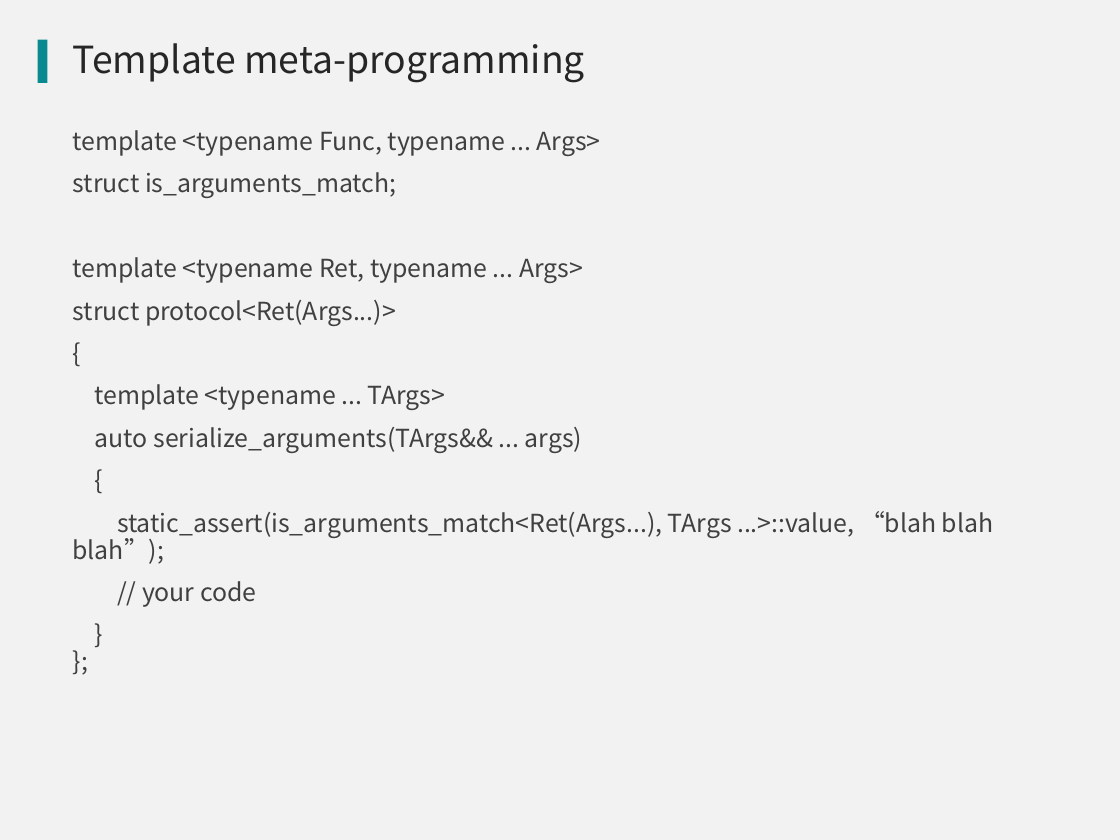
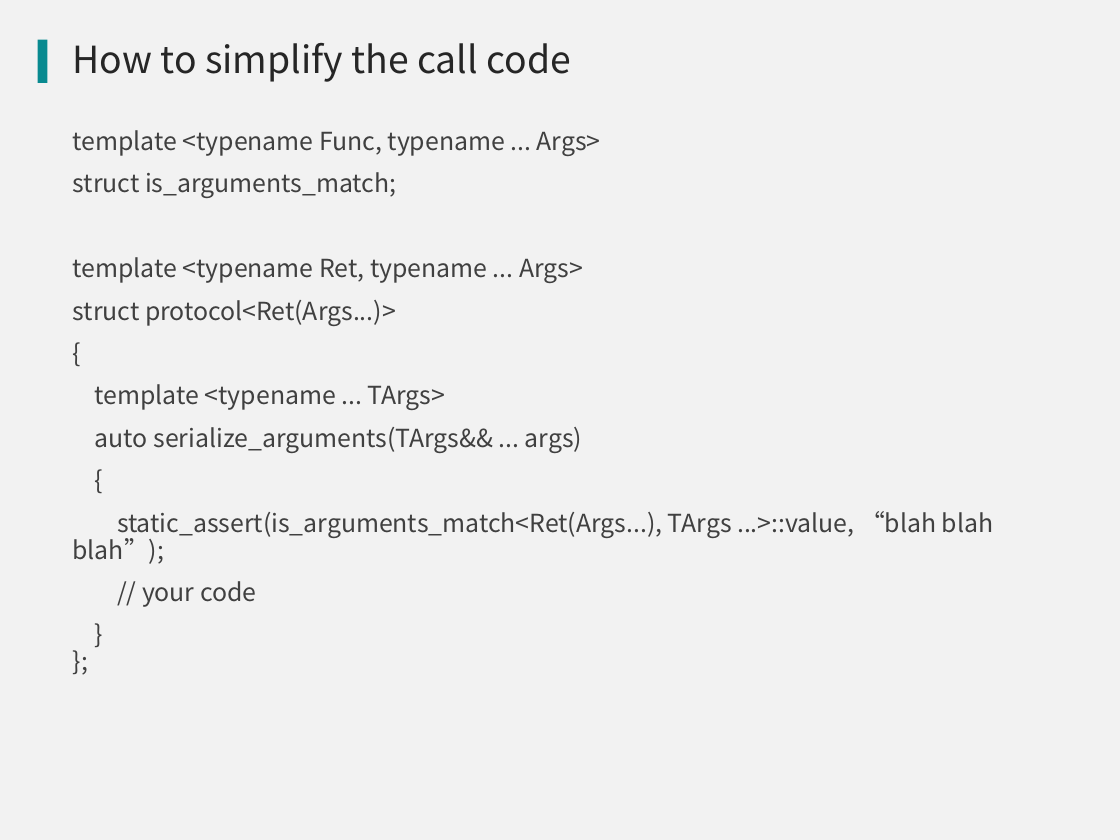
Before and after one commit to qicosmos/cppnow2017-ppt, a slide deck: slide 29 of An easy to use RPC framework implemented by c++11 and c++14.pptx. Drawn at 1120x840 pixels with LibreOffice and Linux fonts; fonts in the diff are those of the drawing; background and template pictures are left out. Boxes give left, top, right and bottom in pixels: in the first picture for what was removed or moved away, otherwise in the second. Text is boxed around its words. In the diff, an @@ line names an element or a change of style, - is before the commit and + after.

```diff
--- a/An easy to use RPC framework implemented by c++11 and c++14.pptx
+++ b/An easy to use RPC framework implemented by c++11 and c++14.pptx
@@ title at (73,43,571,82): text changed @@
-Template meta-programming
+How to simplify the call code
```
Also in this commit, not shown: 12 other slides changed, 2 slides added, 9 slides removed.
